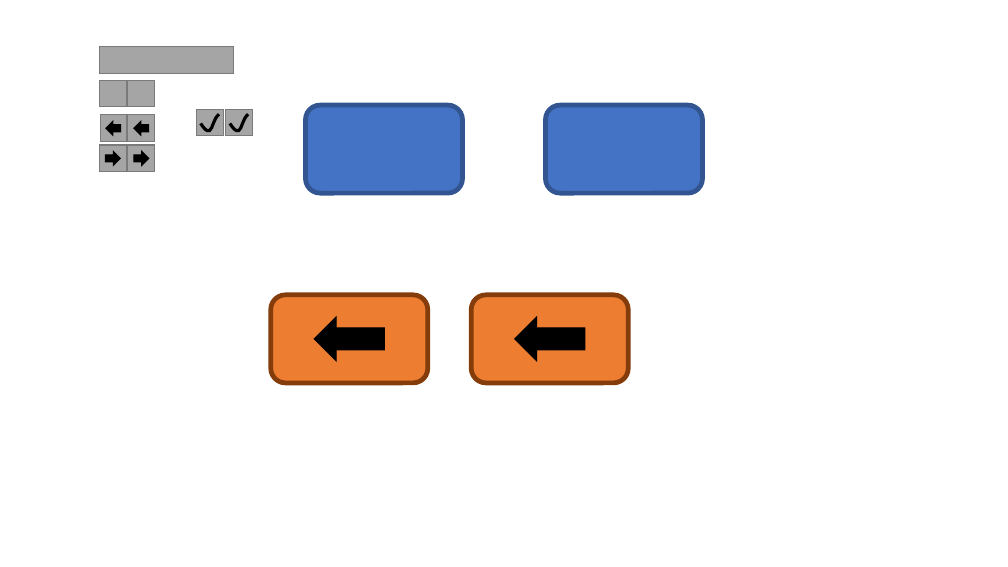
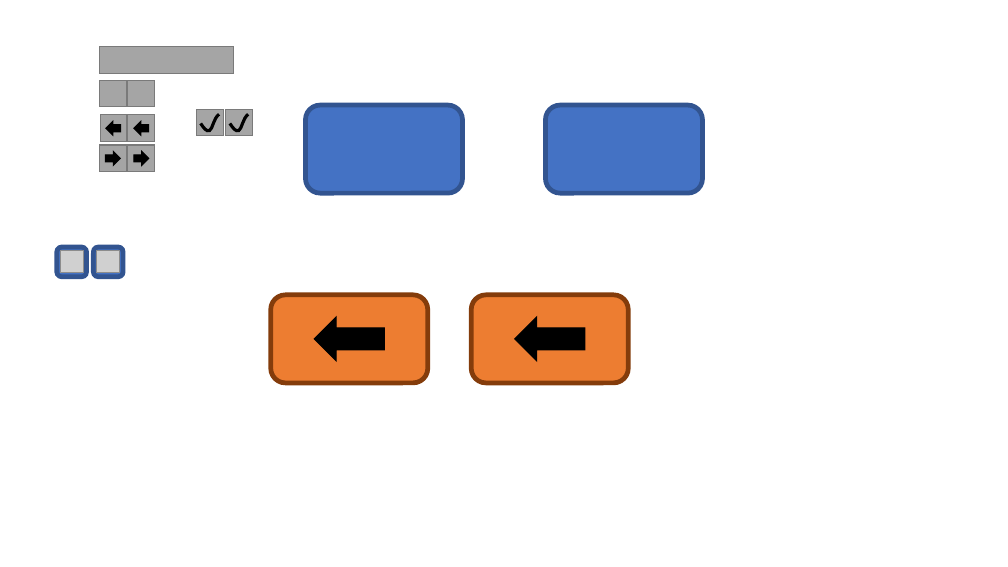
Before and after one commit to Aperomero/TrainingPlan, a slide deck: slide 3 of Documents/Brainstorming.pptx. Drawn at 1008x567 pixels with LibreOffice and Linux fonts; fonts in the diff are those of the drawing; grey boxes stand for pictures. Boxes give left, top, right and bottom in pixels: in the first picture for what was removed or moved away, otherwise in the second. Text is boxed around its words. In the diff, an @@ line names an element or a change of style, - is before the commit and + after.

```diff
--- a/Documents/Brainstorming.pptx
+++ b/Documents/Brainstorming.pptx
@@ rounded rectangle added at box(57, 247, 86, 277), fill #4472C4, outline #325491 4.5 pt @@
@@ picture added at box(60, 250, 84, 273) @@
@@ rounded rectangle added at box(94, 247, 123, 277), fill #4472C4, outline #325491 4.5 pt @@
@@ picture added at box(97, 250, 120, 273) @@
```
Also in this commit, not shown: 13 other files.
